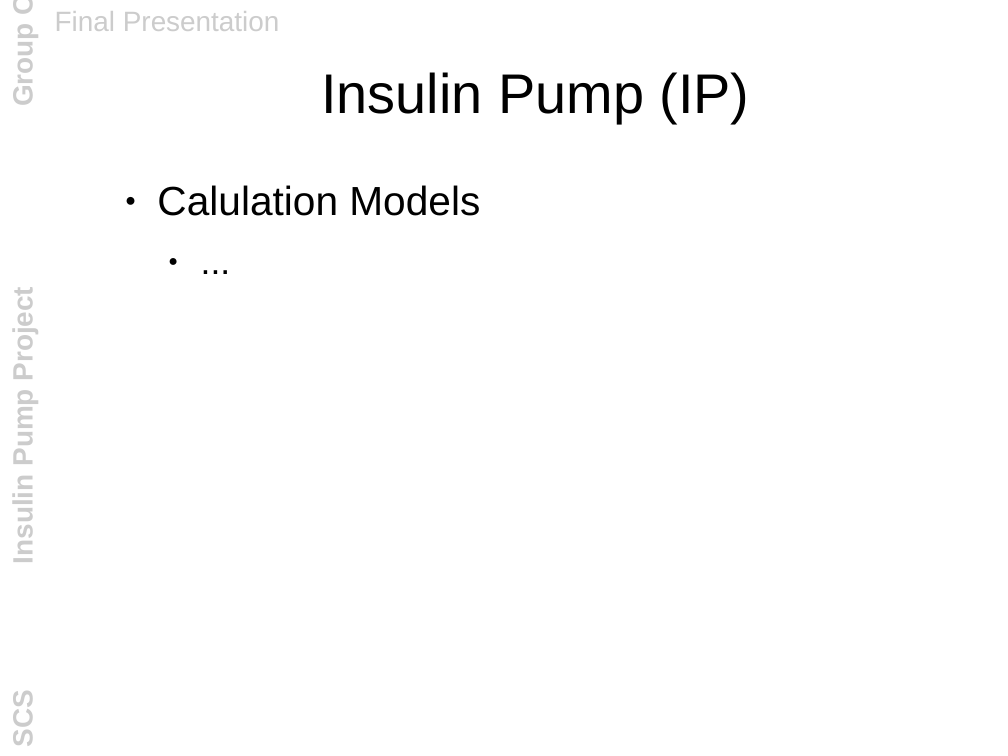
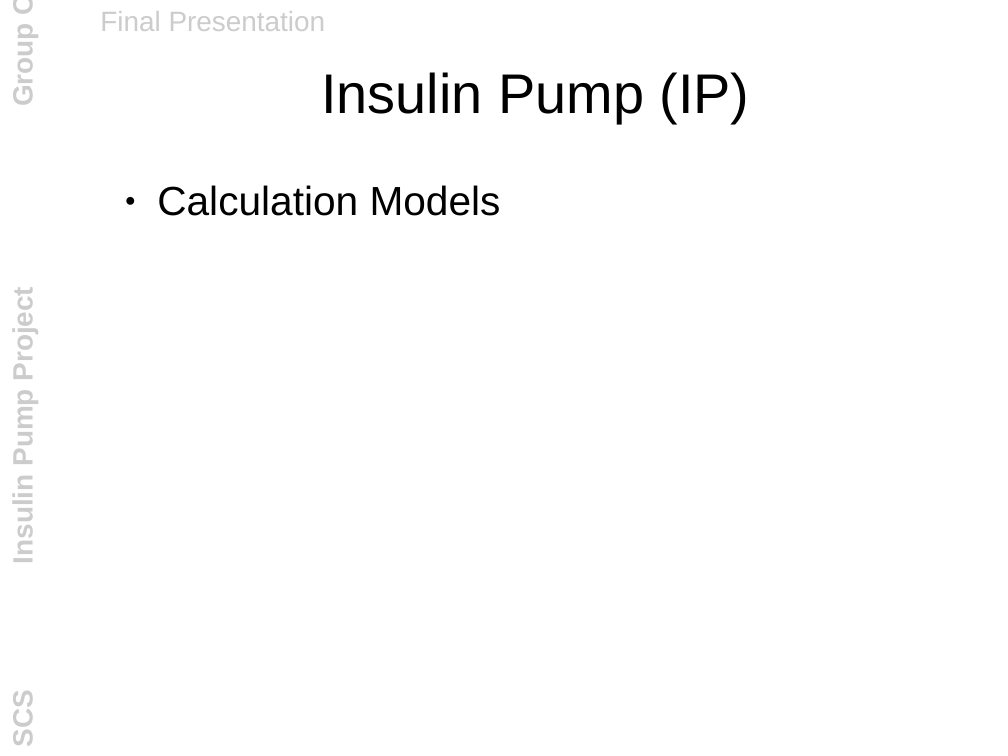
Before and after one commit to lan666asr9tt5n/mrsunjava6, a slide deck: slide 8 of documentation/other_files/final_presentation.ppt. Drawn at 1008x756 pixels with LibreOffice and Linux fonts; fonts in the diff are those of the drawing; background and template pictures are left out. Boxes give left, top, right and bottom in pixels: in the first picture for what was removed or moved away, otherwise in the second. Text is boxed around its words. In the diff, an @@ line names an element or a change of style, - is before the commit and + after.

```diff
--- a/documentation/other_files/final_presentation.ppt
+++ b/documentation/other_files/final_presentation.ppt
@@ text "Final Presentation": place and size @@
-text "Final Presentation" at <box>55,11,280,31</box>
+text "Final Presentation" at <box>100,11,326,31</box>
@@ text at <box>157,185,501,216</box>: text changed @@
-● Calulation Models
-  ● ...
+● Calculation Models
```
Also in this commit, not shown: 8 other slides changed, 1 slide added, 1 other file.
